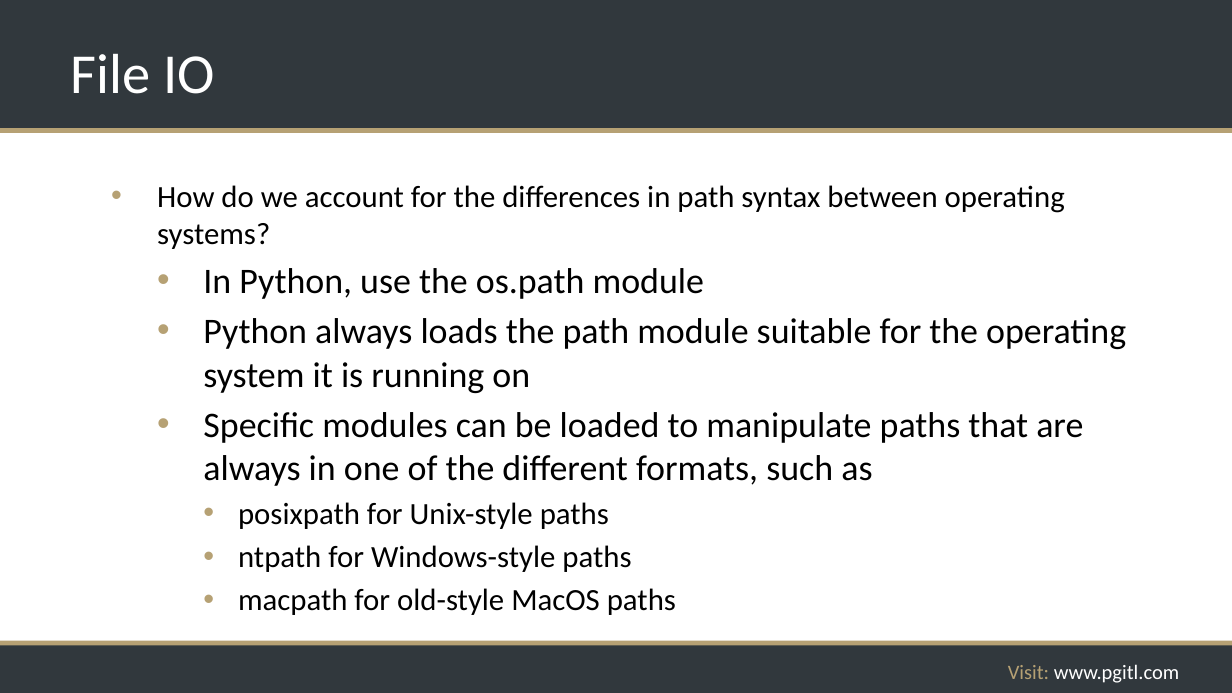
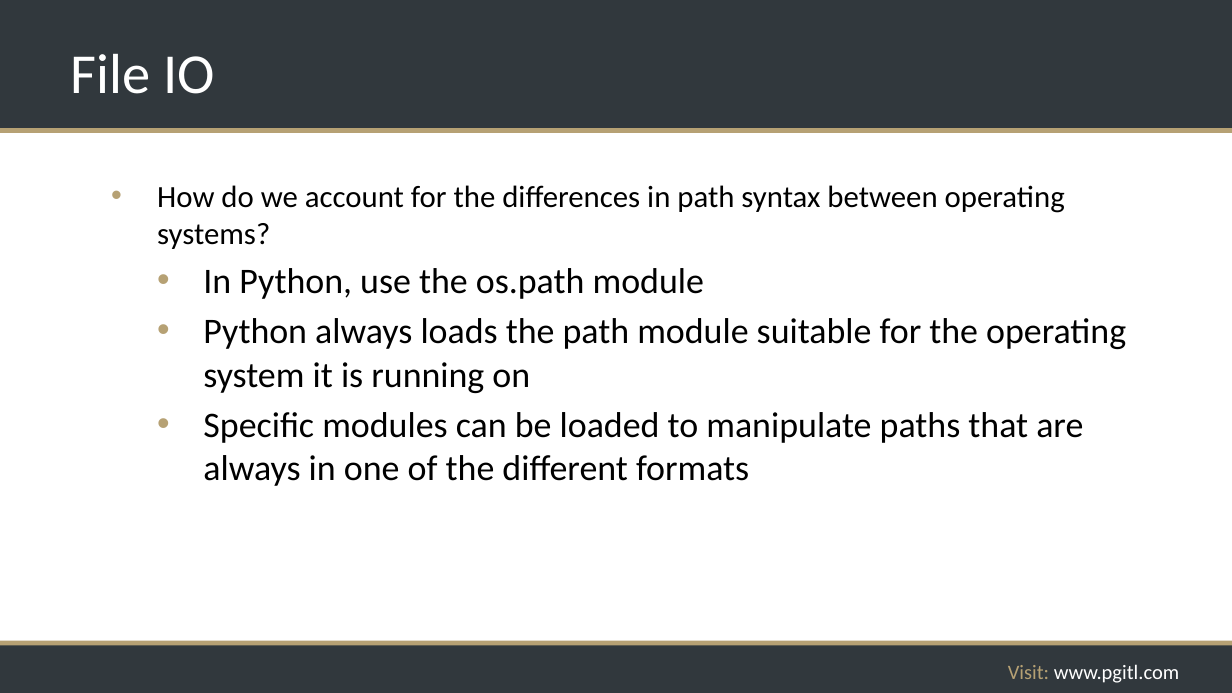
Before and after one commit to rikkouri/project-a, a slide deck: slide 96 of Programming Foundations.pptx (slide 97 before the commit). Drawn at 1232x693 pixels with LibreOffice and Linux fonts; fonts in the diff are those of the drawing; background and template pictures are left out. Boxes give left, top, right and bottom in pixels: in the first picture for what was removed or moved away, otherwise in the second. Text is boxed around its words. In the diff, an @@ line names an element or a change of style, - is before the commit and + after.

```diff
--- a/Programming Foundations.pptx
+++ b/Programming Foundations.pptx
@@ text at [203, 412, 1083, 486]: text changed @@
-  • Specific modules can be loaded to manipulate paths that are always in one of the different formats, such as
-    • posixpath for Unix-style paths
-    • ntpath for Windows-style paths
-    • macpath for old-style MacOS paths
+  • Specific modules can be loaded to manipulate paths that are always in one of the different formats
```
Also in this commit, not shown: 10 other slides changed, 2 slides added, 2 slides removed, 2 other files.
